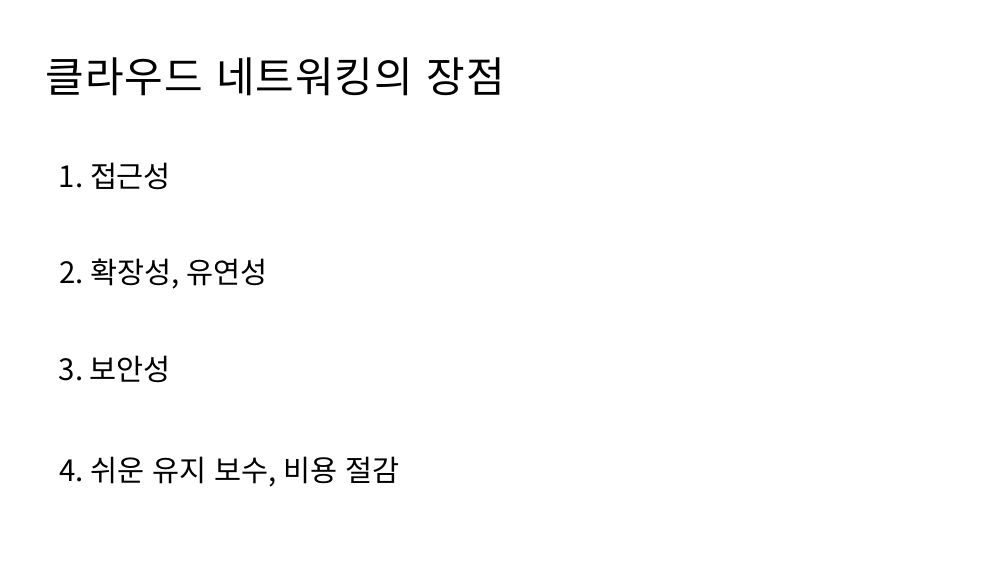
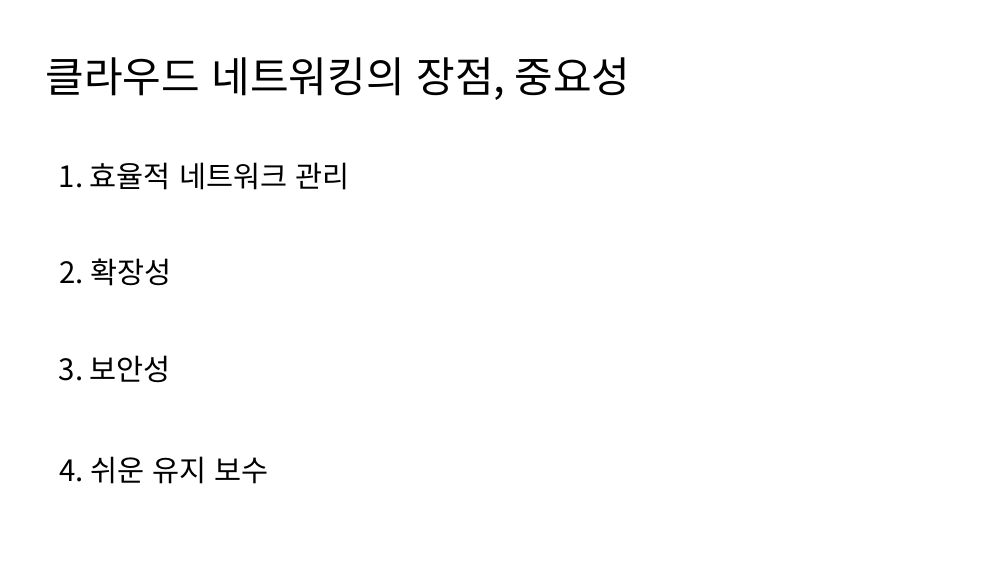
Before and after one commit to gangtaeg/cloud, a slide deck: slide 5 of 클라우드 네트워킹.pptx. Drawn at 1008x567 pixels with LibreOffice and Linux fonts; fonts in the diff are those of the drawing. Boxes give left, top, right and bottom in pixels: in the first picture for what was removed or moved away, otherwise in the second. Text is boxed around its words. In the diff, an @@ line names an element or a change of style, - is before the commit and + after.

```diff
--- a/클라우드 네트워킹.pptx
+++ b/클라우드 네트워킹.pptx
@@ text at (x1=46, y1=57, x2=631, y2=100): text changed @@
-클라우드 네트워킹의 장점
+클라우드 네트워킹의 장점, 중요성
@@ text at (x1=59, y1=162, x2=349, y2=190): text changed @@
-1. 접근성
+1. 효율적 네트워크 관리
@@ text at (x1=59, y1=258, x2=171, y2=286): text changed @@
-2. 확장성, 유연성
+2. 확장성
@@ text at (x1=59, y1=456, x2=269, y2=484): text changed @@
-4. 쉬운 유지 보수, 비용 절감
+4. 쉬운 유지 보수
```
Also in this commit, not shown: 5 other slides changed, 2 slides removed, 19 other files.
